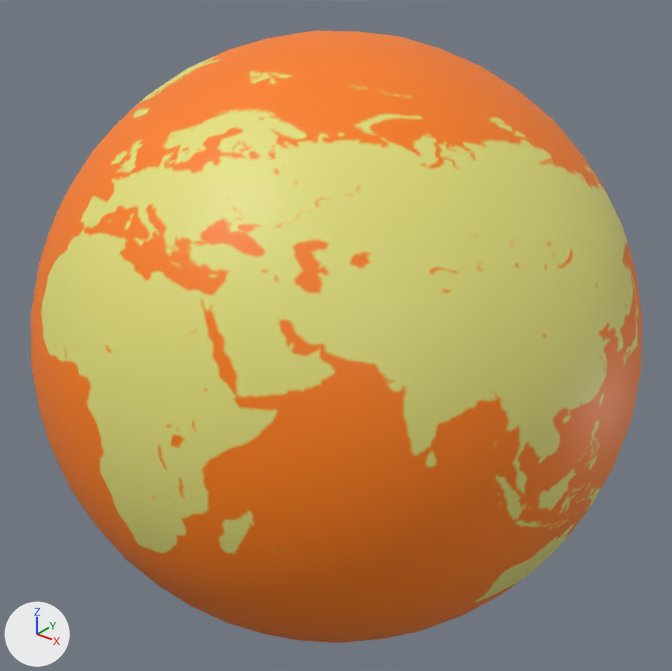
Two versions of the glTF model vite-project/globeSphere/globeSphere.gltf, one commit apart.
One viewpoint serves both versions: a 50 mm camera at (10.61, -13.28, 8.25) aimed at (-0.01, 0.0, 0.01). Lighting does not change. The marker at lower left points along +X, +Y and +Z. Where no turn or scale is listed for an object, it has been applied to the vertices.

Script lines for the objects in view, before the commit:
```python
mat_material_001 = principled_material('Material.001')
mat_material_001.texture = img_untitled_1
me_icosphere_001 = bpy.data.meshes.new('Icosphere.001')
me_icosphere_001.from_pydata(...)  # an icosphere of 1280 faces spanning x -5.9..5.9, y -5.9..5.9, z -5.88..5.88
me_icosphere_001.materials.append(mat_material_001)  # picture img_untitled_1
ob_icosphere = bpy.data.objects.new('Icosphere', me_icosphere_001)
ob_icosphere.location = (0.0, 0.0, 0.0)
```
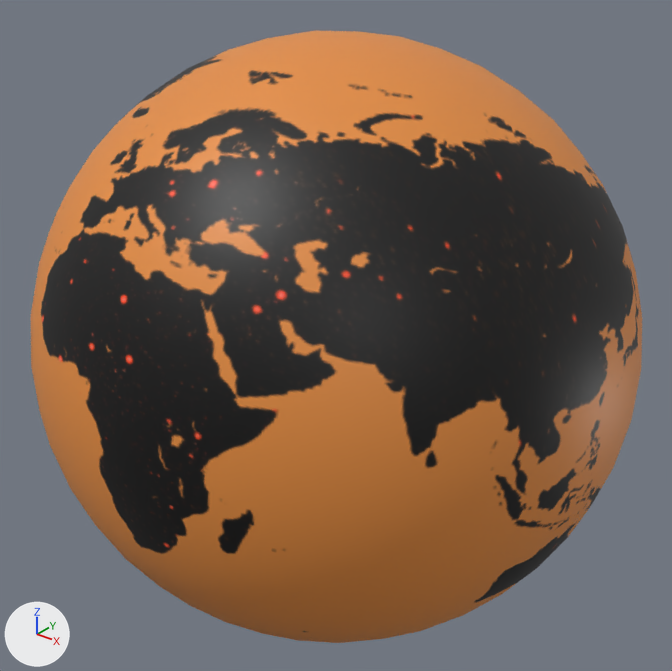
Patch to the scene script:
```diff
--- a/vite-project/globeSphere/globeSphere.gltf.py
+++ b/vite-project/globeSphere/globeSphere.gltf.py
@@ img_untitled_2 @@
+img_untitled_2 = load_image('Untitled-2', 'TexMex/Untitled-2.png', 2711, 1034, 'sRGB')
@@ mat_material_001 @@
 mat_material_001 = principled_material('Material.001')
-mat_material_001.texture = img_untitled_1
+mat_material_001.texture = img_untitled_2
```

Pixel boxes [x1, y1, x2, y2] of what changed, in the pictures (672 x 671 px):
'Icosphere', surface changed: [31, 31, 642, 643] in both
